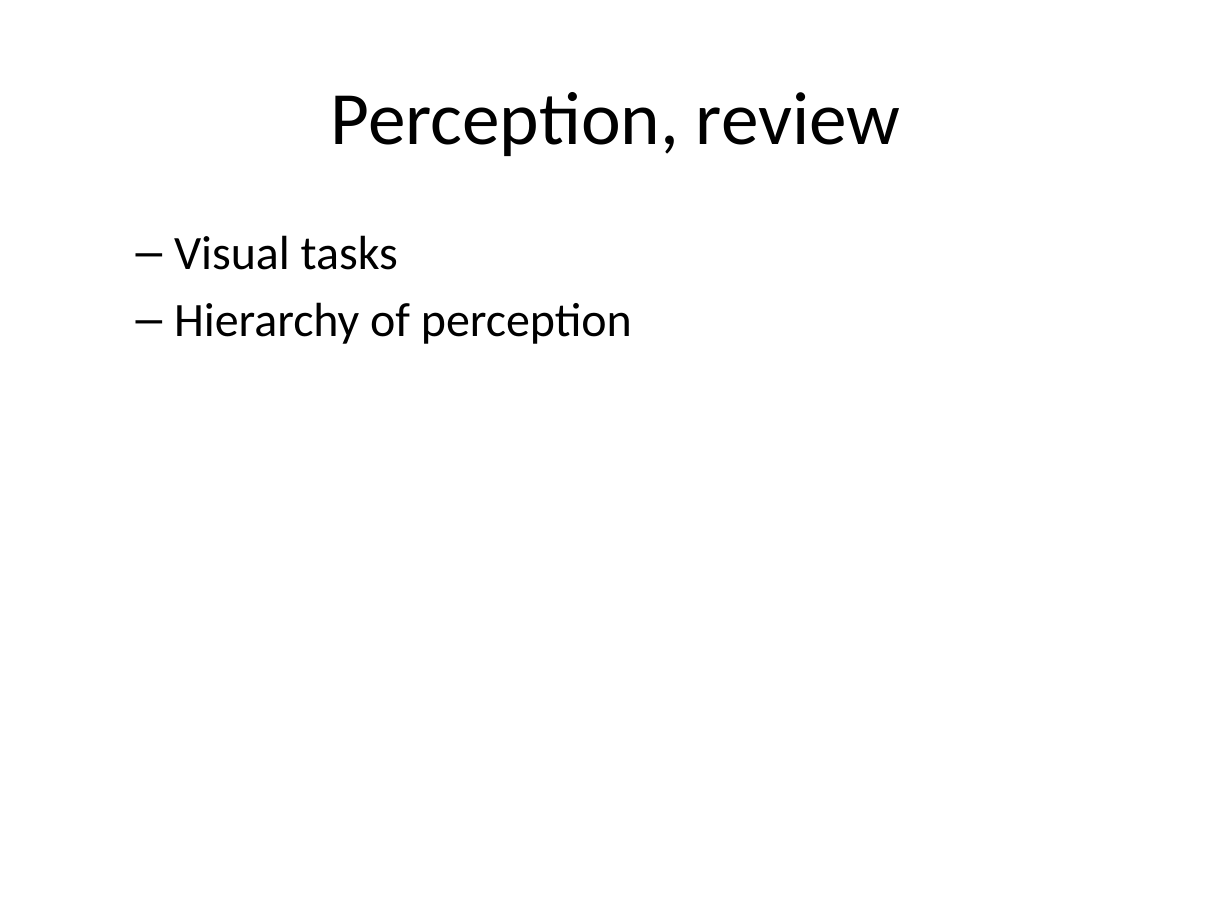
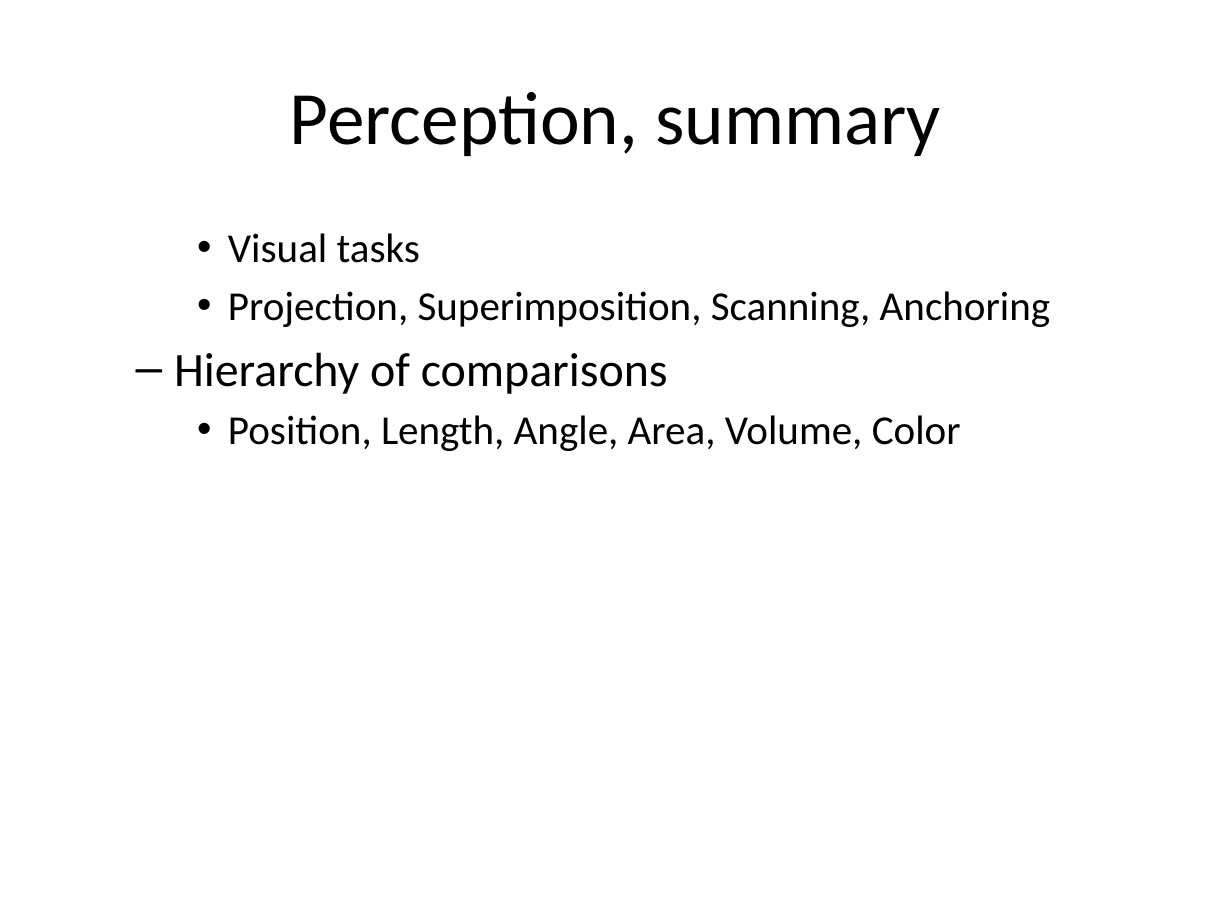
Before and after one commit to pmean/data-visualization, a slide deck: slide 22 of data-viz-02/component/tutorial-perception.pptx (slide 25 before the commit). Drawn at 1232x924 pixels with LibreOffice and Linux fonts; fonts in the diff are those of the drawing. Boxes give left, top, right and bottom in pixels: in the first picture for what was removed or moved away, otherwise in the second. Text is boxed around its words. In the diff, an @@ line names an element or a change of style, - is before the commit and + after.

Commit message:
Added summpary to perception tutorial in data-viz-02

```diff
--- a/data-viz-02/component/tutorial-perception.pptx
+++ b/data-viz-02/component/tutorial-perception.pptx
@@ title at (x1=290, y1=92, x2=941, y2=156): text changed @@
-Perception, review
+Perception, summary
@@ text at (x1=228, y1=233, x2=420, y2=263): size 28 to 24 pt in "Visual tasks"; bullet – to •; list level 2 to 3 in "Visual tasks" @@
@@ text at (x1=174, y1=291, x2=1050, y2=451): text changed; size 28 to 24 pt @@
-  – Hierarchy of perception
+    • Projection, Superimposition, Scanning, Anchoring
+  – Hierarchy of comparisons
+    • Position, Length, Angle, Area, Volume, Color
```
Also in this commit, not shown: 4 other slides changed, 1 slide added, 4 slides removed, 2 other files.
